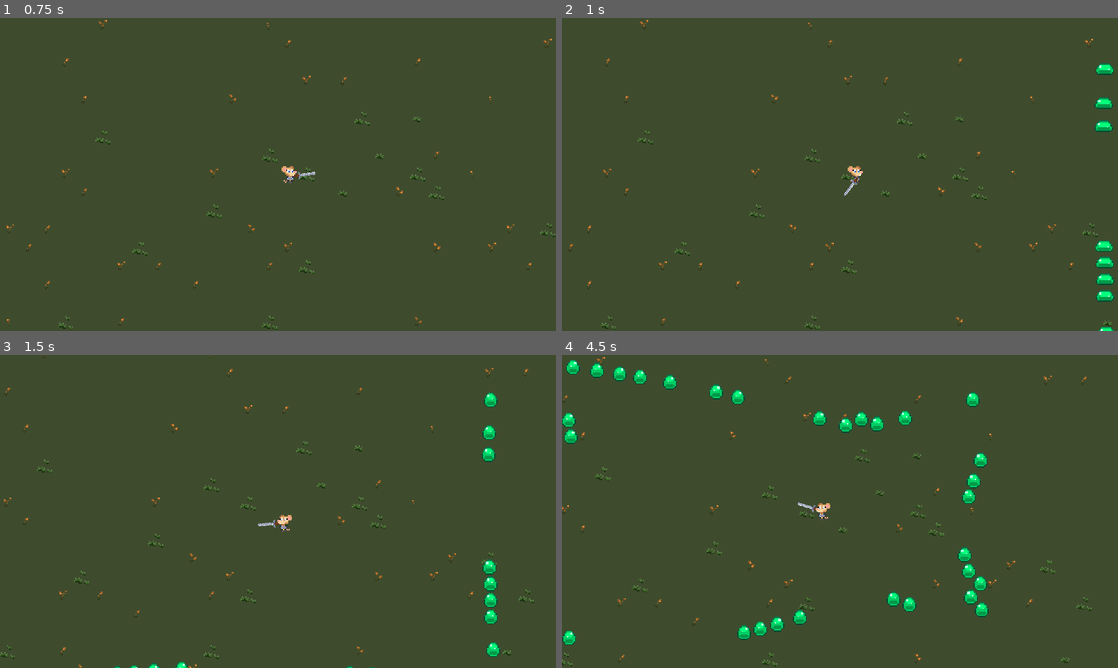
Above: before the commit, frames 1-4 (two rows, left to right).
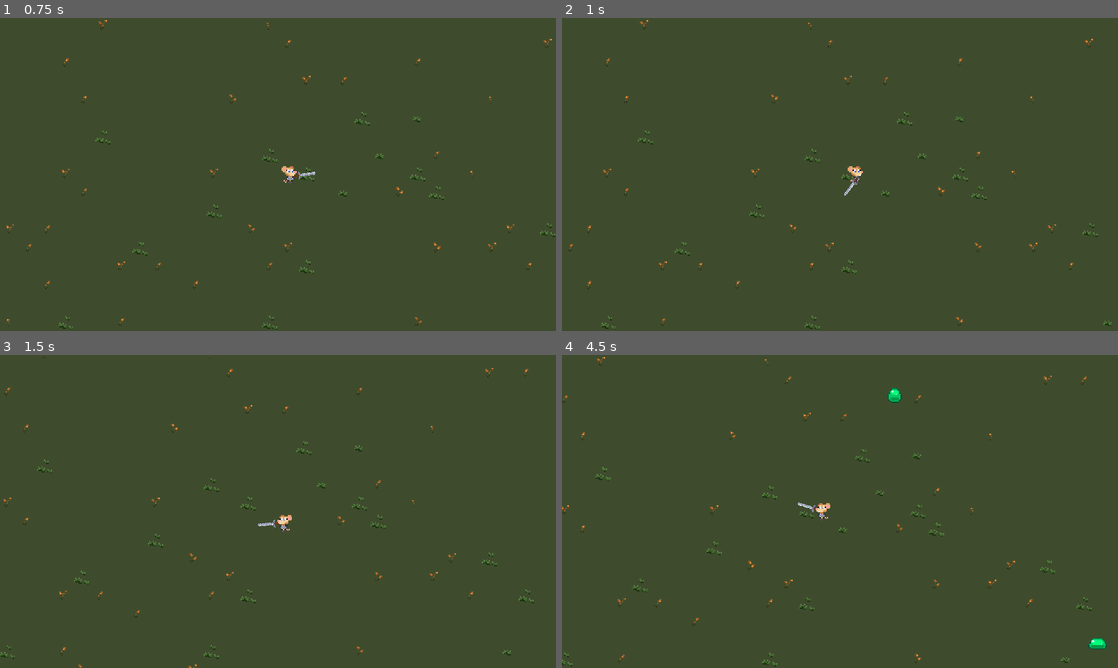
Above: after the commit, the same moments.

Repository: Greg-Rus/NFC
Game: Godot game, scene res://Scenes/GameLogic/main.tscn
Two runs of this game, one before a commit and one after it. Both use one fixed random seed, a clock stepped at 60 frames per second and the inputs below.
Inputs (mouse positions are in pixels of both pictures, inside the frame that each line leads up to):
- Up to frame 1 (0.75 s): move the mouse to (400, 158) at 0.52 s; hold D (right) from 0.53 s (still down); click (400, 158) at 0.6 s
- Up to frame 2 (1 s): keep holding D (right)
- Up to frame 3 (1.5 s): move the mouse to (166, 527) at 1.27 s; release D (right) at 1.28 s; hold S (down) from 1.28 s (still down); click (166, 527) at 1.35 s
- Up to frame 4 (4.5 s): move the mouse to (895, 442) at 2.02 s; release S (down) at 2.03 s; hold D (right) 2.03-2.78 s; click (895, 442) at 2.1 s; move the mouse to (812, 574) at 2.77 s; hold W (up) 2.78-3.53 s; click (812, 574) at 2.85 s; move the mouse to (1006, 558) at 3.52 s; hold A (left) from 3.53 s (still down); click (1006, 558) at 3.6 s; move the mouse to (673, 464) at 4.27 s; click (673, 464) at 4.35 s

Frame 1 is identical in both runs. In frame 2, 0.7% of the frame differs, in the area x 95-100%, y 14-100%; in frame 3, 0.8%; in frame 4, 3.0%, in the area x 0-98%, y 1-94%.

Commit message:
screen edge spawn per second. Disable collision on death.

Diff:
--- a/Scenes/Enemies/enemy.gd
+++ b/Scenes/Enemies/enemy.gd
@@ -5,6 +5,8 @@
 
 @onready var animationPlayer : AnimationPlayer = $AnimationPlayer
 @onready var sprite : Sprite2D = $Sprite2D
+@onready var collisionShape : CollisionShape2D = $CollisionShape2D
+@export var deadColor : Color
 @export var moveSpeed : float
 @export var acceleration: float
 @export var detection_range : float = 100
@@ -35,7 +37,7 @@
 	if(draw_debug):
 		queue_redraw()
 
-func _physics_process(delta: float):
+func _physics_process(delta: float) -> void:
 	if(current_state == ENEMY_STATE.MOVING):
 		velocity = velocity.lerp(directionToPlayer.normalized() * moveSpeed, delta * acceleration)
 		move_and_slide()
@@ -50,7 +52,7 @@
 	if(not player):
 		player = player_node
 
-func process_current_state(delta: float):
+func process_current_state(delta: float) -> void:
 	match current_state:
 		ENEMY_STATE.IDLE:
 			process_idle()
@@ -63,7 +65,7 @@
 		ENEMY_STATE.DYING:
 			process_dying()
 
-func transitionToState(state: ENEMY_STATE):
+func transitionToState(state: ENEMY_STATE) -> void:
 	current_state = state
 	animationPlayer.stop()
 	match state:
@@ -77,41 +79,44 @@
 			animationPlayer.play("enemy_damage")
 		ENEMY_STATE.DYING:
 			animationPlayer.play("enemy_die")
+			collisionShape.set_deferred("disabled", true)
+			sprite.modulate = deadColor
 		ENEMY_STATE.DEAD:
+			--GameManager.enemyCount
 			queue_free()
 
-func process_idle():
+func process_idle() -> void:
 	if(directionToPlayer.length() <= detection_range):
 		transitionToState(ENEMY_STATE.MOVING)
 
-func move_to_player(delta: float):
+func move_to_player(delta: float) -> void:
 	if(directionToPlayer.length() <= attack_range):
 		transitionToState(ENEMY_STATE.ATTACKING)
 
-func process_attacking():
+func process_attacking() -> void:
 	if(!animationPlayer.is_playing()):
 			animationPlayer.play("enemy_attack")
 	if(directionToPlayer.length() > attack_range):
 		transitionToState(ENEMY_STATE.MOVING)
 
-func process_getting_hit(delta: float):
+func process_getting_hit(delta: float) -> void:
 	hit_stun_timer += delta
 	if(hit_stun_timer >= hit_stun_time):
 		transitionToState(ENEMY_STATE.MOVING)
 		hit_stun_timer = 0
 
-func process_dying():
+func process_dying() -> void:
 	if(!animationPlayer.is_playing()):
 		transitionToState(ENEMY_STATE.DEAD)
 
-func updateDirectionToPlayer() :
+func updateDirectionToPlayer() -> void:
 	directionToPlayer = player.position - position
 
-func try_flip_body():
+func try_flip_body() -> void:
 	isFlipped = directionToPlayer.x < 0
 	sprite.flip_h = isFlipped
 
-func take_damage(damage: int, damage_direction: Vector2):
+func take_damage(damage: int, damage_direction: Vector2) -> void:
 	hit_points = max(0, hit_points - damage)
 	velocity = damage_direction
 	if(hit_points > 0):
--- a/Scenes/Enemies/enemy.tscn
+++ b/Scenes/Enemies/enemy.tscn
@@ -119,6 +119,7 @@
 collision_mask = 13
 motion_mode = 1
 script = ExtResource("1_gqnbu")
+deadColor = Color(0.478431, 0.478431, 0.478431, 1)
 moveSpeed = 25.0
 acceleration = 5.0
 attack_range = 20.0
--- a/Scenes/Player/player.gd
+++ b/Scenes/Player/player.gd
@@ -28,11 +28,11 @@
 	aim_weapon()
 	move_and_slide()
 
-func try_flip_body():
+func try_flip_body() -> void:
 	isFlipped = get_global_mouse_position().x < global_position.x
 	sprite.flip_h = isFlipped
 
-func aim_weapon():
+func aim_weapon() -> void:
 	var pointerPosition = get_global_mouse_position()
 	var weaponSlotPosition = weaponSlot.global_position
 	var directionToPointer = pointerPosition - weaponSlotPosition
--- a/Scripts/game_manager.gd
+++ b/Scripts/game_manager.gd
@@ -23,16 +23,18 @@
 	player = player_scene.instantiate() as Player
 	current_environment.add_player(player)
 	enemy_spawn_timer.timeout.connect(on_enemy_spawn_timer)
-	for i in 30:
-		on_enemy_spawn_timer()
-	#enemy_spawn_timer.start(3)
+	#for i in 30:
+		#on_enemy_spawn_timer()
+	enemy_spawn_timer.start(1)
 
-func on_enemy_spawn_timer():
-	#var spawn_position = Vector2(randi_range(0, screensize.x), randi_range(screensize.y, 0))
+func on_enemy_spawn_timer() -> void:
+	spawn_enemy()
+	enemy_spawn_timer.start(1)
+
+func spawn_enemy() -> void:
+	if(enemyCount >= 100):
+		return
 	var new_enemy = enemy_scene.instantiate() as Enemy
-	#new_enemy.global_position = spawn_position
 	new_enemy.init(player)
 	current_environment.add_enemy(new_enemy)
-	enemyCount += 1
-	#enemy_spawn_timer.start(3)
-#	var direction_to_player = player.global_position - spawn_position
+	++enemyCount
--- a/project.godot
+++ b/project.godot
@@ -23,7 +23,6 @@
 
 [debug]
 
-gdscript/warnings/untyped_declaration=1
 gdscript/warnings/inferred_declaration=1
 gdscript/warnings/unsafe_property_access=1
 gdscript/warnings/unsafe_method_access=1
